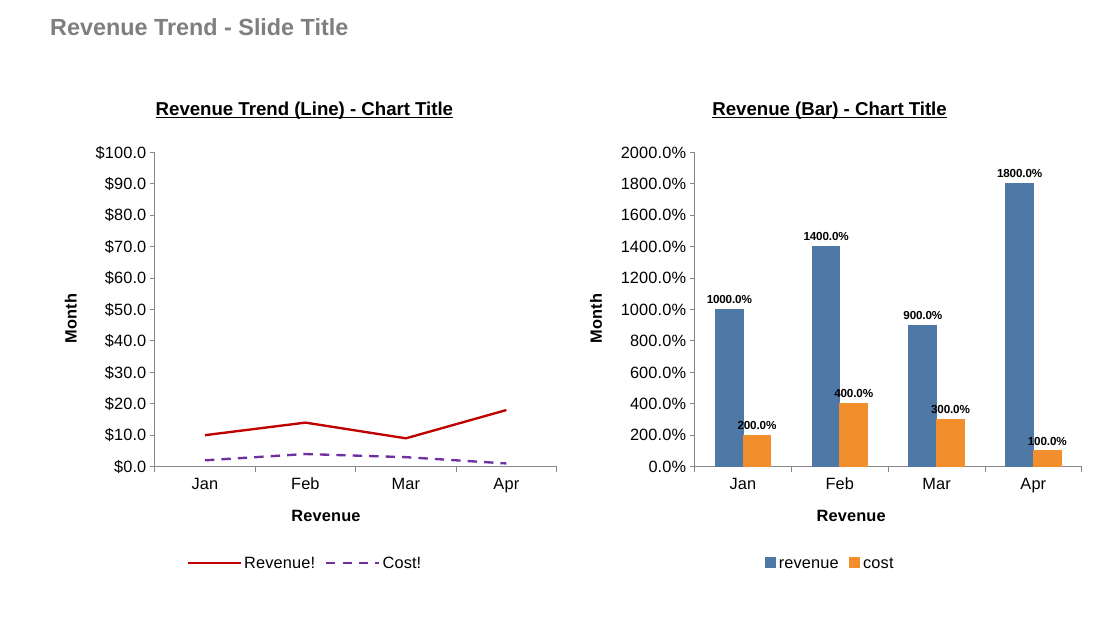
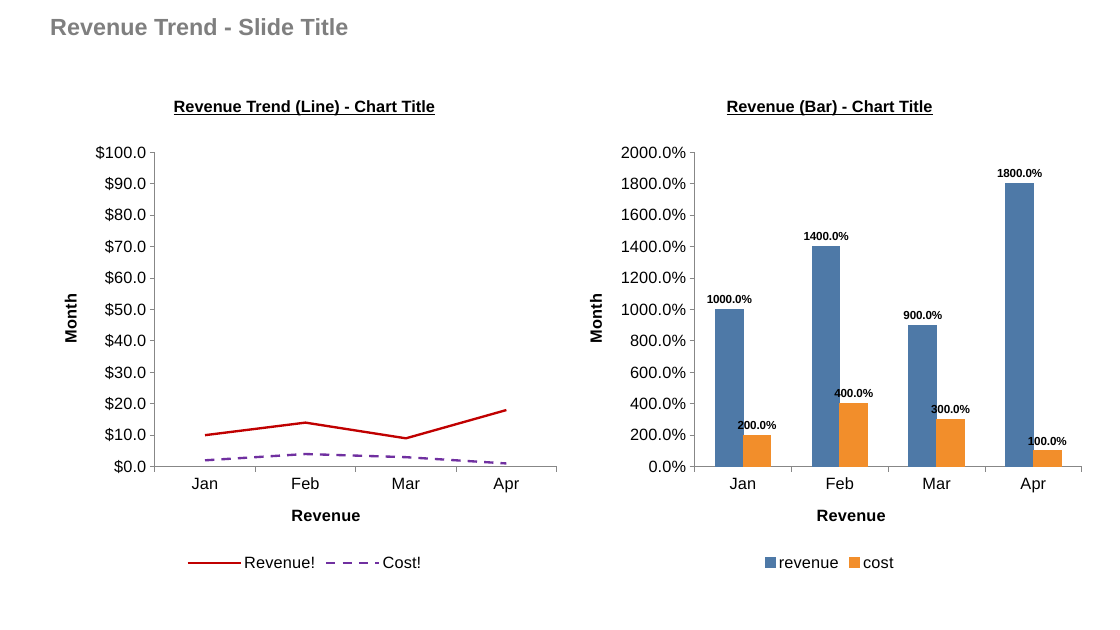
Before and after one commit to josephcobb111/deckbridge, a slide deck: slide 3 of notebooks/demo.pptx. Drawn at 1120x630 pixels with LibreOffice and Linux fonts; fonts in the diff are those of the drawing. Boxes give left, top, right and bottom in pixels: in the first picture for what was removed or moved away, otherwise in the second. Text is boxed around its words. In the diff, an @@ line names an element or a change of style, - is before the commit and + after.

Commit message:
resolve chart text styling

```diff
--- a/notebooks/demo.pptx
+++ b/notebooks/demo.pptx
@@ text "Revenue Trend (Line) - Chart ..." at <box>174,100,435,116</box>: size 16 to 14 pt @@
@@ text "Revenue (Bar) - Chart Title" at <box>727,100,932,116</box>: size 16 to 14 pt @@
```
Also in this commit, not shown: 6 other slides changed, 1 slide added, 9 other files.
